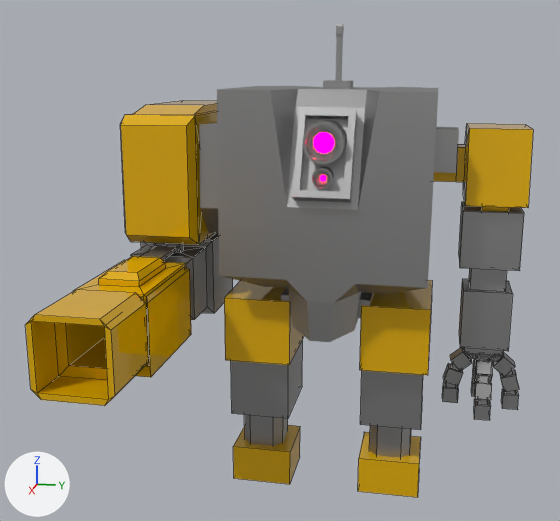
Before and after pictures for a commit that changed the Blender file Blender Models/Light Infantry/light_infantry.blend.
Both versions are drawn from a camera (50 mm lens) standing at (8.07, 1.02, 1.3) and looking at (0.98, -0.4, -0.47). Lighting does not change. The marker at lower left points along +X, +Y and +Z. Mesh edges are drawn as thin lines on the coarser meshes.
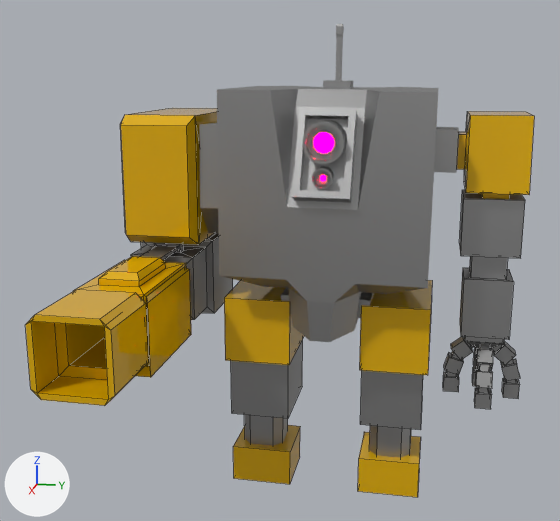
The newer file is also turned or shifted as a whole; pictures and numbers use the older file's frame.

Changed parts and their boxes [x1, y1, x2, y2] in the pictures (560 x 521 px):
```json
{"object": "BIG ARM", "change": "reshaped", "before": [120, 100, 217, 245], "after": [120, 108, 217, 245]}
{"object": "Cube.002", "change": "moved", "before": [459, 202, 524, 360], "after": [459, 190, 525, 349]}
{"object": "Cube.001", "change": "moved", "before": [433, 123, 533, 211], "after": [457, 111, 534, 199]}
{"object": "Cube.009", "change": "moved", "before": [491, 352, 519, 410], "after": [491, 341, 520, 399]}
{"object": "Cube.005", "change": "moved", "before": [474, 357, 493, 421], "after": [474, 345, 493, 409]}
{"object": "Cube.014", "change": "moved", "before": [442, 348, 472, 403], "after": [443, 337, 473, 392]}
{"object": "Cube.008", "change": "moved", "before": [471, 359, 490, 397], "after": [472, 348, 479, 386]}
{"part": 1, "of": "me_cube_002", "change": "cut back", "before": [126, 100, 217, 115], "after": [126, 108, 217, 115]}
```

Edits to the scene script, one JSON object a line:
```json
{"block": "me_cube_002", "where": "# used by ob_big_arm; location = (0.154, -1.644, 0.244); scale = (0.761, 0.386, 0.634)"}
{"op": "remove", "block": "me_cube_002", "code": "me_cube_002.from_pydata(...)  # 56 vertices, 55 faces; spans x -1.37..1.0, y -1.0..1.78, z -1.0..1.12"}
{"op": "add", "block": "me_cube_002", "code": "me_cube_002.from_pydata(...)  # 48 vertices, 47 faces; spans x -1.0..1.0, y -1.0..1.78, z -1.0..1.0"}
{"block": "me_cube_002", "change": "me_cube_002 part 1"}
{"block": "me_cube_002", "change": "8 vertices are removed from x -1.37..0.74, y -0.74..0.89, z 1.0..1.12"}
{"block": "me_cube_002", "change": "9 faces are deleted"}
{"block": "me_cube_002", "change": "1 new face joins them"}
{"op": "set", "path": "ob_cube_001.location", "old": "(0.127, 1.058, 0.408)", "new": "(0.127, 1.058, 0.531)"}
{"op": "set", "path": "ob_cube_002.location", "old": "(0.0, 1.587, -0.306)", "new": "(0.0, 1.587, -0.183)"}
{"op": "set", "path": "ob_cube_005.location", "old": "(0.367, 1.604, -1.681)", "new": "(0.367, 1.604, -1.558)"}
{"op": "set", "path": "ob_cube_008.location", "old": "(-0.032, 1.604, -1.681)", "new": "(-0.032, 1.604, -1.558)"}
{"op": "set", "path": "ob_cube_009.location", "old": "(0.161, 1.9, -2.057)", "new": "(0.161, 1.9, -1.934)"}
{"op": "set", "path": "ob_cube_014.location", "old": "(0.172, 1.378, -1.642)", "new": "(0.172, 1.378, -1.519)"}
```
